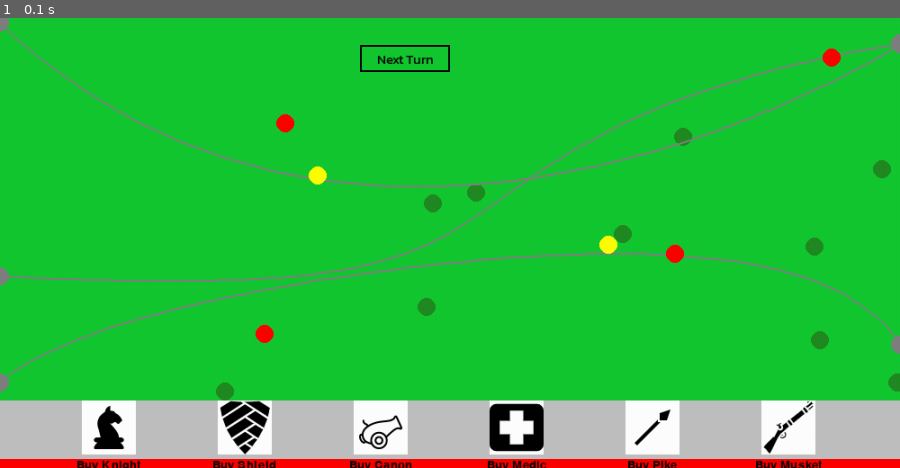
Above: before the commit, frame 1.
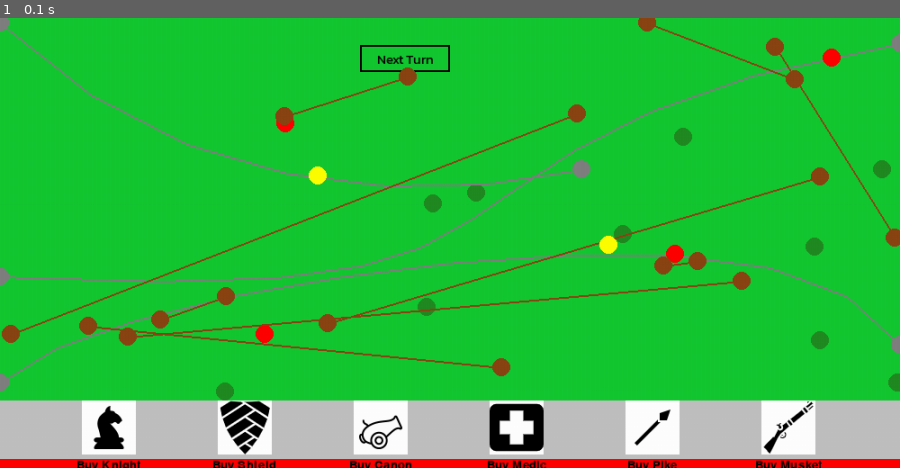
Above: after the commit, the same moment.

Repository: Nockiest/pygame-battleforge.
Game: pygame game, started from app.py
The game is run twice, just before and just after one commit, with the same random seed, the same clock (stepped at 60 frames per second) and the same inputs.
Inputs:
- Up to frame 1 (0.1 s): no input

The runs differ from the first frame. In frame 1, 4.4% of the frame differs, in the area x 0-100%, y 0-81%.

Commit message:
checking for river intersection

Diff:
--- a/app.py
+++ b/app.py
@@ -6,7 +6,7 @@
 from utils import *
 from buy_bar import *
 from player_actions import Player
-from battelground import BattleGround
+from battelground import *
 
 pygame.init()
 
@@ -34,7 +34,6 @@
 print(battle_ground.supply_depots)
 
 
-
 def next_turn():
  pass
 
@@ -52,6 +51,9 @@
 button_bar = ButtonBar(WIDTH, buy_buttons)
 next_turn_button = Button("Next Turn", 400, 30, 100, 30, next_turn)
 lets_continue = True
+
+
+
 while lets_continue:
     # check for events
     for event in pygame.event.get():
--- a/battelground.py
+++ b/battelground.py
@@ -1,11 +1,33 @@
 import random
 import pygame
+
+def do_lines_intersect(p1, p2, p3, p4):
+    def orientation(p, q, r):
+        val = (q[1] - p[1]) * (r[0] - q[0]) - (q[0] - p[0]) * (r[1] - q[1])
+        if val == 0:
+            return 0
+        return 1 if val > 0 else 2
+
+    o1 = orientation(p1, p2, p3)
+    o2 = orientation(p1, p2, p4)
+    o3 = orientation(p3, p4, p1)
+    o4 = orientation(p3, p4, p2)
+
+    if o1 != o2 and o3 != o4:
+        if min(p1[0], p2[0]) <= max(p3[0], p4[0]) and min(p3[0], p4[0]) <= max(p1[0], p2[0]) and \
+           min(p1[1], p2[1]) <= max(p3[1], p4[1]) and min(p3[1], p4[1]) <= max(p1[1], p2[1]):
+            # Calculate the point of intersection
+            intersect_x = (o1 * p3[0] - o2 * p4[0]) / (o1 - o2)
+            intersect_y = (o1 * p3[1] - o2 * p4[1]) / (o1 - o2)
+            return intersect_x, intersect_y
+
+    return False
 class BattleGround:
     def __init__(self, width, height):
         self.width = width
         self.height = height
         self.forrests = []
-        self.rivers = []
+        self.rivers = []# [(0, 0), (400, 300)]#[(0,0),(100, 200),(300,300), (350, 200)]
         self.towns = []
         self.roads = []
         self.supply_depots = []
@@ -24,7 +46,7 @@
             self.forrests.append((x, y))
 
     def place_rivers(self):
-        for _ in range(self.num_rivers):
+      for _ in range(self.num_rivers):
             start_x = random.choice([0, self.width])
             start_y = random.randint(0, self.height)
             end_x = self.width - start_x
@@ -35,7 +57,46 @@
             control_x2 = random.randint(0, self.width)
             control_y2 = random.randint(0, self.height)
 
-            self.rivers.append(((start_x, start_y), (end_x, end_y), (control_x1, control_y1), (control_x2, control_y2)))
+            points = []
+            num_segments = 10
+            for i in range(num_segments + 1):
+                t = i / num_segments
+                point = self.calculate_bezier_curve(t, (start_x, start_y), (control_x1, control_y1), (control_x2, control_y2), (end_x, end_y))
+                rounded_point = (round(point[0]), round(point[1]))
+                intersects = False  # Initialize the intersection flag as False
+                points.append(rounded_point)
+
+                for existing in self.rivers:
+                    for j in range(len(existing) - 1):
+                        if do_lines_intersect(points[len(points) - 2], rounded_point, existing[j], existing[j+1]):
+                            intersects = True  # Set the intersection flag to True
+                            break  # Break the inner loop once an intersection is found
+
+                    if intersects:  # If an intersection is found, break the outer loop
+                        break
+
+                if intersects:  # If an intersection is found, break the loop and do not add the river
+                    break
+
+             # Only add the river if there were no intersections
+            self.rivers.append(points)
+
+
+                    # if intersects:  # If an intersection is found, stop generating the river
+                    #     break
+
+                    #         # print(points, self.rivers)
+                    #         self.rivers.append(points)  # Add the river if there was no intersection
+                    #         break
+                    #  print(rounded_point,river,"y" )
+                 # Check for intersections with other rivers
+
+                 # if any(check_intersection(rounded_point, existing_river) for existing_river in self.rivers):
+                 #     break
+
+
+
+
 
     def calculate_bezier_curve(self, t, p0, p1, p2, p3):
         u = 1 - t
@@ -102,28 +163,53 @@
             pygame.draw.circle(screen, (34, 139, 34), (x, y), dot_radius)  # Dark Green
 
         # Draw rivers
-        for start, end, control1, control2 in self.rivers:
-            pygame.draw.circle(screen, (128, 128, 128), start, dot_radius)
-            pygame.draw.circle(screen, (128, 128, 128), end, dot_radius)
-
-            num_segments = 100
-            points = []
-            for i in range(num_segments + 1):
-                t = i / num_segments
-                point = self.calculate_bezier_curve(t, start, control1, control2, end)
-                points.append(point)
-
+        for points in self.rivers:
+            pygame.draw.circle(screen, (128, 128, 128), points[0], dot_radius)
+            pygame.draw.circle(screen, (128, 128, 128), points[-1], dot_radius)
             pygame.draw.lines(screen, (128, 128, 128), False, points, 2)
         # Draw towns
         for x, y in self.towns:
             pygame.draw.circle(screen, (255, 0, 0), (x, y), dot_radius)  # Red
 
         # Draw roads
-        # for (x1, y1), (x2, y2) in self.roads:
-        #     pygame.draw.circle(screen, (139, 69, 19), (x1, y1), dot_radius)  # Saddle Brown
-        #     pygame.draw.circle(screen, (139, 69, 19), (x2, y2), dot_radius)  # Saddle Brown
-        #     pygame.draw.line(screen, (139, 69, 19), (x1, y1), (x2, y2), 2)  # Saddle Brown
+        for (x1, y1), (x2, y2) in self.roads:
+            pygame.draw.circle(screen, (139, 69, 19), (x1, y1), dot_radius)  # Saddle Brown
+            pygame.draw.circle(screen, (139, 69, 19), (x2, y2), dot_radius)  # Saddle Brown
+            pygame.draw.line(screen, (139, 69, 19), (x1, y1), (x2, y2), 2)  # Saddle Brown
 
         # Draw supply depots
         for x, y in self.supply_depots:
             pygame.draw.circle(screen, (255, 255, 0), (x, y), dot_radius)  # Yellow
+
+
+# def check_intersection(point, river):
+#     for i in range(len(river) - 1):
+#         line_start = river[i]
+#         line_end = river[i + 1]
+#         print(intersect(point, (point[0] + 1, point[1]), line_start, line_end),point ,(point[0] + 1, point[1]), line_start, line_end)
+#         if intersect(point, (point[0] + 1, point[1]), line_start, line_end):
+#             return True
+#     return False
+
+# def intersect( p1, p2, p3, p4):
+#     def orientation(p, q, r):
+
+#         val = (q[1] - p[1]) * (r[0] - q[0]) - (q[0] - p[0]) * (r[1] - q[1])
+#         if val == 0:
+#             return 0
+#         return 1 if val > 0 else 2
+
+    # o1 = orientation(p1, p2, p3)
+
+    # o2 = orientation(p1, p2, p4)
+
+    # o3 = orientation(p3, p4, p1)
+
+    # o4 = orientation(p3, p4, p2)
+
+    # if o1 != o2 and o3 != o4:
+    #     if min(p1[0], p2[0]) <= max(p3[0], p4[0]) and min(p3[0], p4[0]) <= max(p1[0], p2[0]) and \
+    #     min(p1[1], p2[1]) <= max(p3[1], p4[1]) and min(p3[1], p4[1]) <= max(p1[1], p2[1]):
+    #         return True
+
+    # return False
--- a/tempCodeRunnerFile.py
+++ b/tempCodeRunnerFile.py
@@ -0,0 +1 @@
+(
Not shown, changed: task.todo
